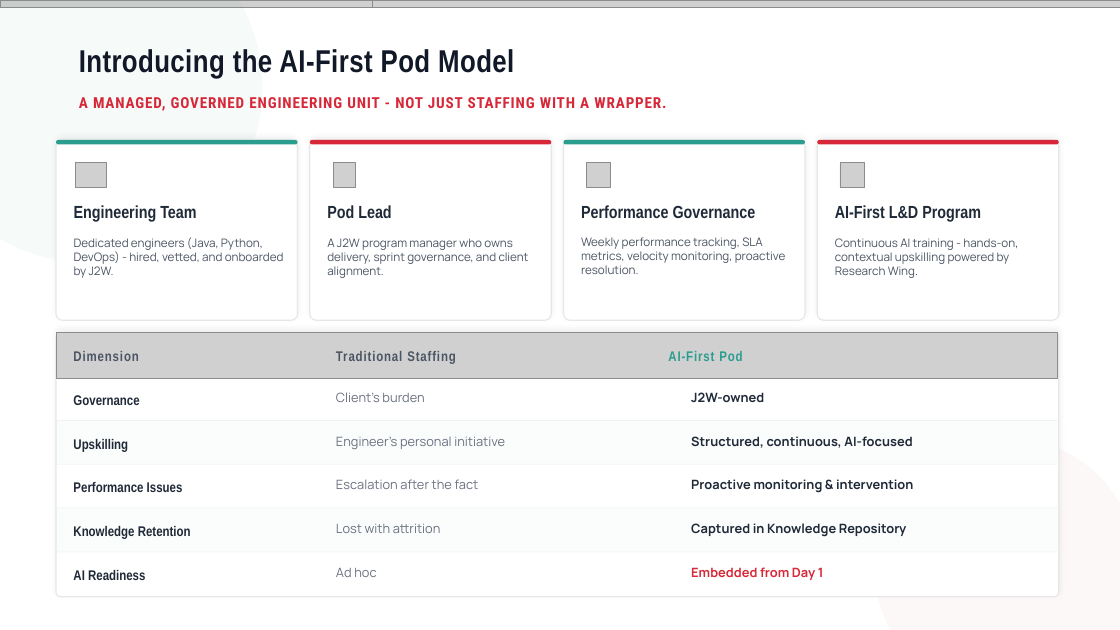
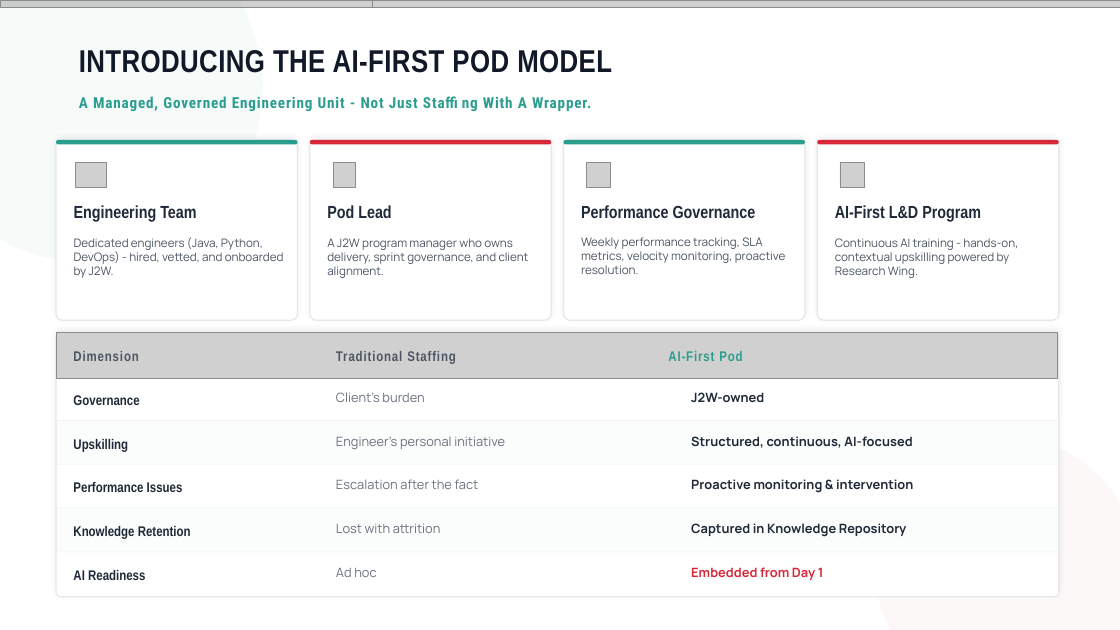
Before and after one commit to athu07/Deck-Engine, a slide deck: slide 28 of data/decks/WORKING_COPY_Master_Deck.pptx (slide 17 before the commit). Drawn at 1120x630 pixels with LibreOffice and Linux fonts; fonts in the diff are those of the drawing; grey boxes stand for pictures; background and template pictures are left out. Boxes give left, top, right and bottom in pixels: in the first picture for what was removed or moved away, otherwise in the second. Text is boxed around its words. In the diff, an @@ line names an element or a change of style, - is before the commit and + after.

```diff
--- a/data/decks/WORKING_COPY_Master_Deck.pptx
+++ b/data/decks/WORKING_COPY_Master_Deck.pptx
@@ text at bbox=[79, 50, 612, 73]: text changed @@
-Introducing the AI-First Pod Model
+INTRODUCING THE AI-FIRST POD MODEL
@@ text at bbox=[79, 96, 591, 111]: text changed; text colour #D62839 to #2A9D8F @@
-A MANAGED, GOVERNED ENGINEERING UNIT - NOT JUST STAFFING WITH A WRAPPER.
+A Managed, Governed Engineering Unit - Not Just Staffing With A Wrapper.
```
Also in this commit, not shown: 13 other slides changed, 17 slides added, 116 slides removed, 30 other files.
